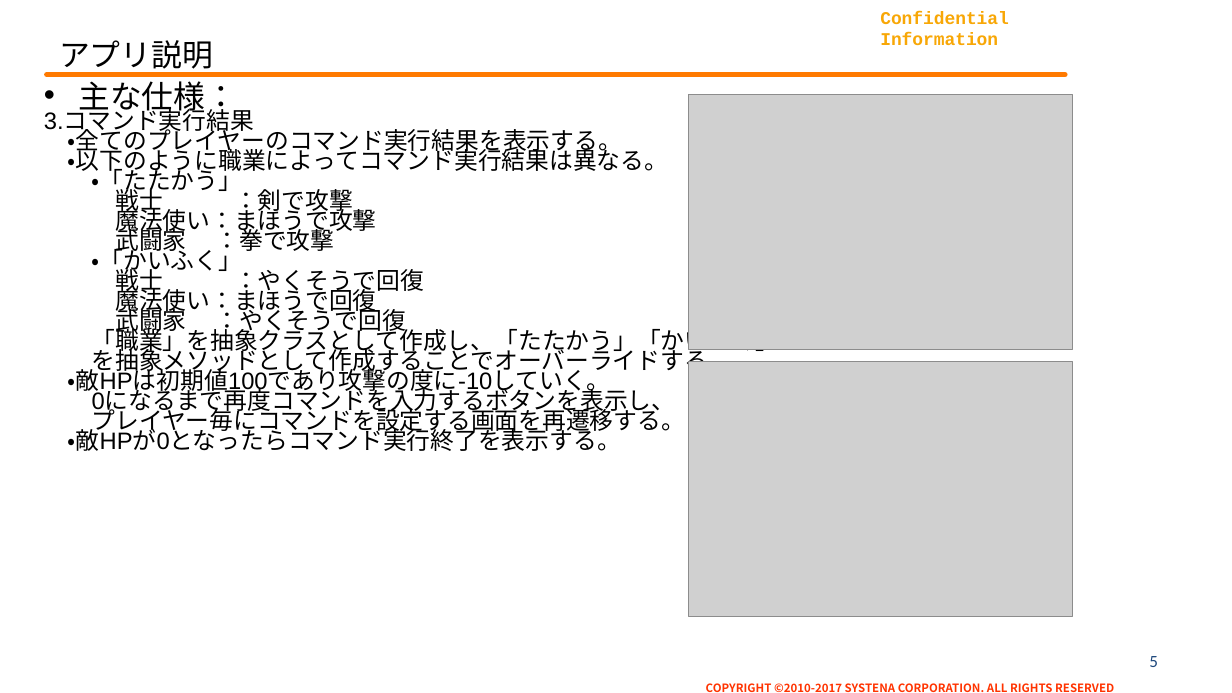
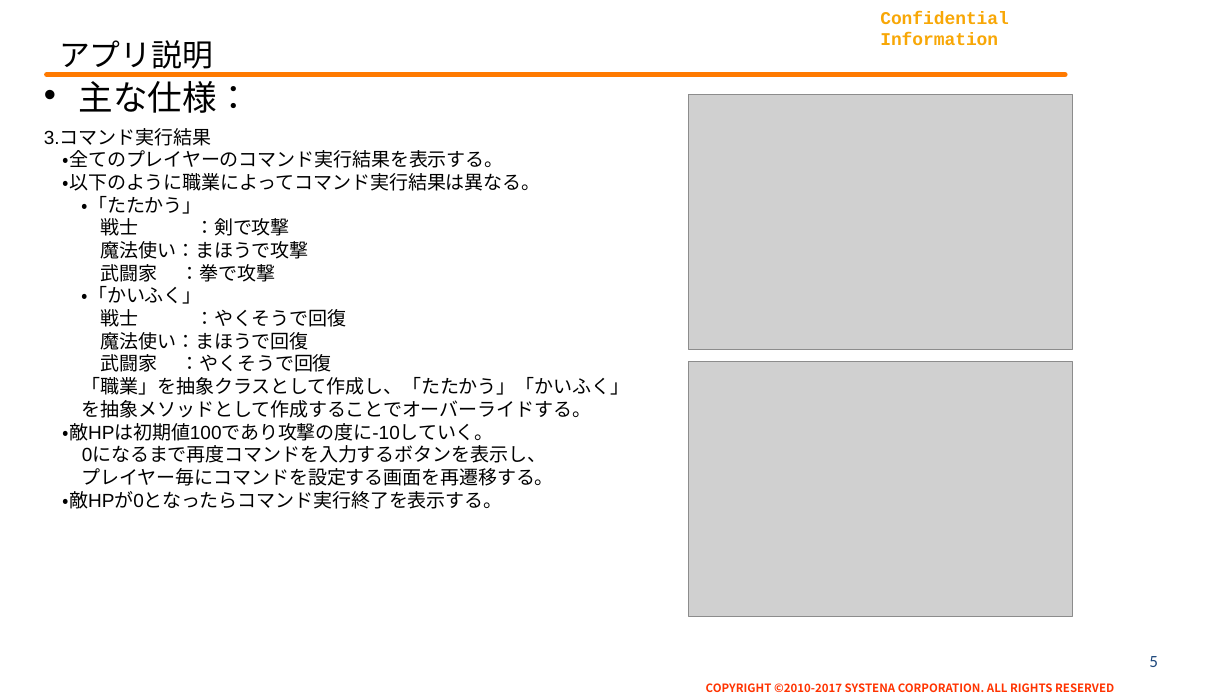
Before and after one commit to KazumiTakahiro00/webjava_3, a slide deck: slide 5 of doc/虎の穴振り返り資料_200937.pptx. Drawn at 1232x693 pixels with LibreOffice and Linux fonts; fonts in the diff are those of the drawing; grey boxes stand for pictures; background and template pictures are left out. Boxes give left, top, right and bottom in pixels: in the first picture for what was removed or moved away, otherwise in the second. Text is boxed around its words. In the diff, an @@ line names an element or a change of style, - is before the commit and + after.

```diff
--- a/doc/虎の穴振り返り資料_200937.pptx
+++ b/doc/虎の穴振り返り資料_200937.pptx
@@ text "主な仕様：" at [44,75,630,509]: size 18.5 to 20.1 pt in "主な仕様："; size 13.9 to 11.1 pt; line spacing 0.7 to 1 @@
```
Also in this commit, not shown: 2 other slides changed.
